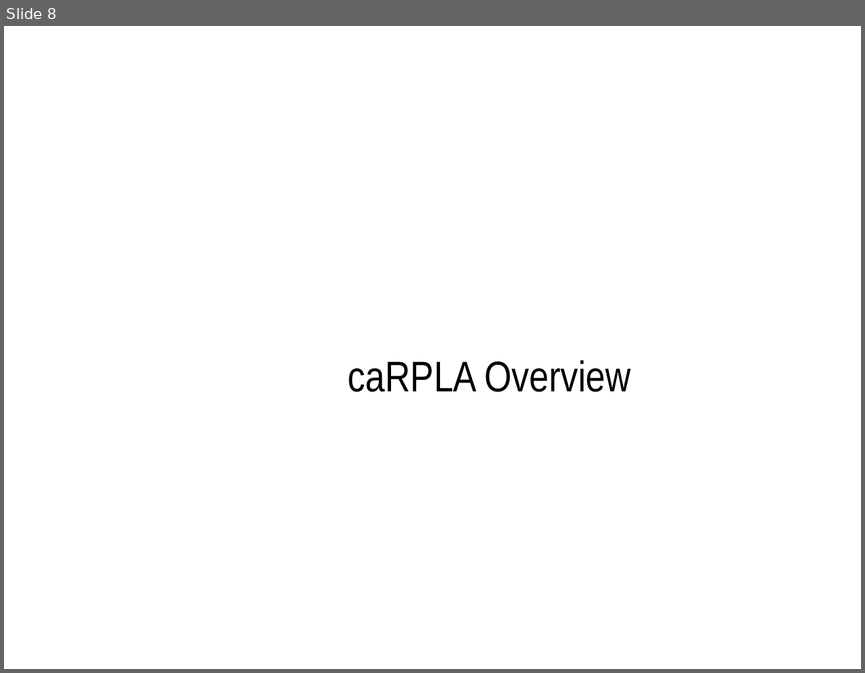
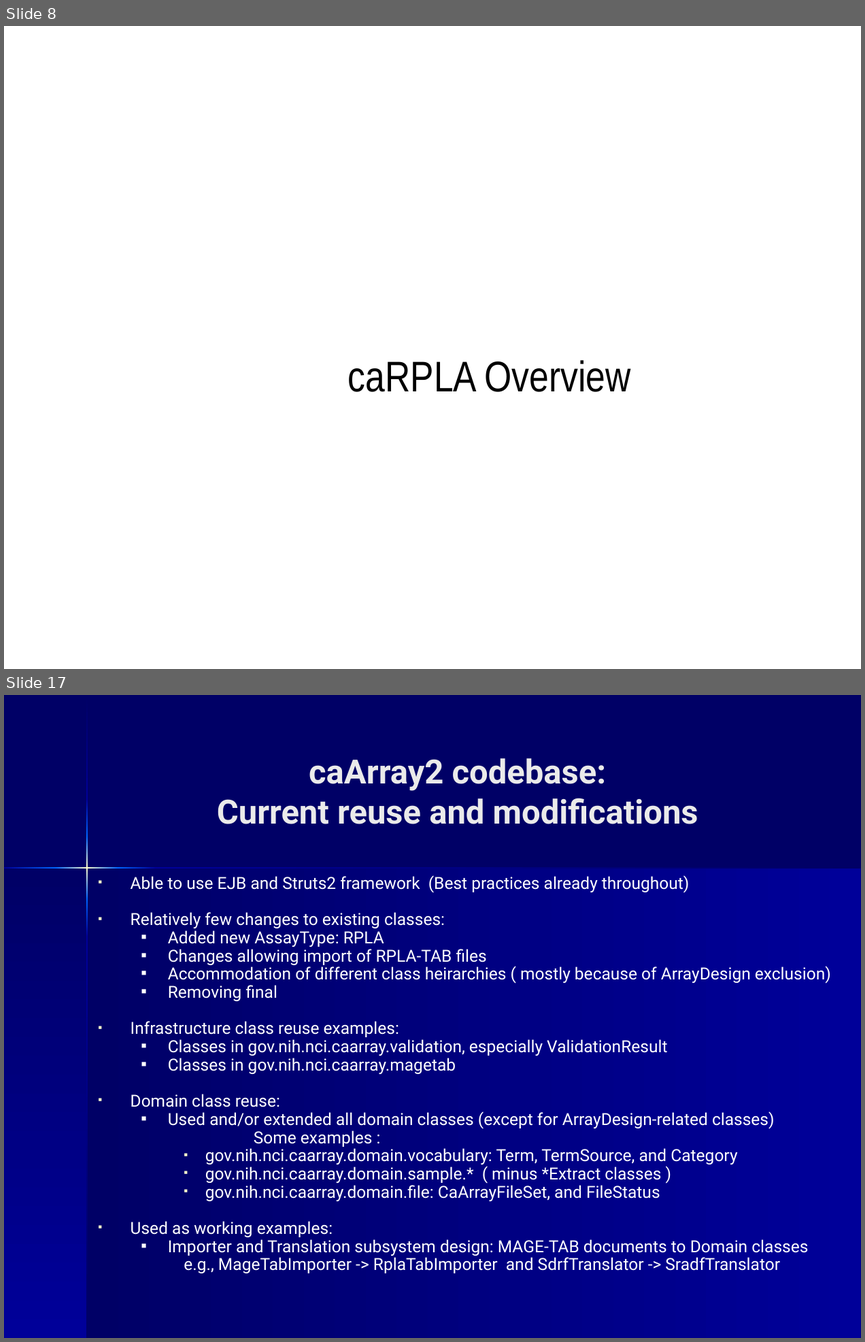
Before and after one commit to NCIP/caarray-docs, a slide deck: project_management/open_meetings/caArray User Community Meeting July2.ppt. Shown one above the other, each under a label of ours: slide 8 before the commit, slides 8 and 17 after it; the slides between them are not shown. The pictures are 865x673 and 865x1342 pixels, drawn with LibreOffice and Linux fonts; fonts in the diff are those of the drawing; background and template pictures are left out. Boxes give left, top, right and bottom in pixels: in the first picture for what was removed or moved away, otherwise in the second. Text is boxed around its words. In the diff, an @@ line names an element or a change of style, - is before the commit and + after.

```diff
--- a/project_management/open_meetings/caArray User Community Meeting July2.ppt
+++ b/project_management/open_meetings/caArray User Community Meeting July2.ppt
@@ slide 17 added at (x1=4, y1=695, x2=861, y2=1338), background #000066 @@
@@ title added at (x1=217, y1=758, x2=698, y2=824), 28 pt, text #EAEAEA, bold @@
+caArray2 codebase:
+Current reuse and modifications
@@ group added at (x1=4, y1=696, x2=861, y2=1338): 11 freeform shapes @@
@@ text added at (x1=130, y1=875, x2=831, y2=1273), 14 pt, text #FFFFFF @@
+▪ Able to use EJB and Struts2 framework (Best practices already throughout)
+▪ Relatively few changes to existing classes:
+  ▪ Added new AssayType: RPLA
+  ▪ Changes allowing import of RPLA-TAB files
+  ▪ Accommodation of different class heirarchies ( mostly because of ArrayDesign exclusion)
+  ▪ Removing final
+▪ Infrastructure class reuse examples:
+  ▪ Classes in gov.nih.nci.caarray.validation, especially ValidationResult
+  ▪ Classes in gov.nih.nci.caarray.magetab
+▪ Domain class reuse:
+  ▪ Used and/or extended all domain classes (except for ArrayDesign-related classes)
+  Some examples :
+    ▪ gov.nih.nci.caarray.domain.vocabulary: Term, TermSource, and Category
+    ▪ gov.nih.nci.caarray.domain.sample.* ( minus *Extract classes )
+    ▪ gov.nih.nci.caarray.domain.file: CaArrayFileSet, and FileStatus
+▪ Used as working examples:
+  ▪ Importer and Translation subsystem design: MAGE-TAB documents to Domain classes
+    e.g., MageTabImporter -> RplaTabImporter and SdrfTranslator -> SradfTranslator
```
Also in this commit, not shown: 10 other slides added.
